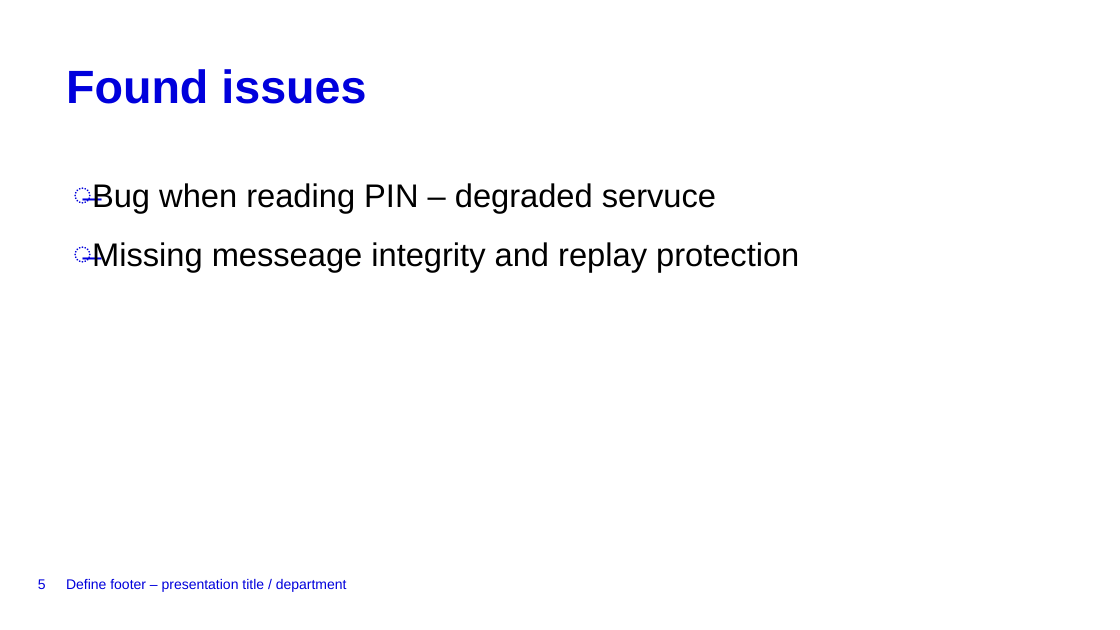
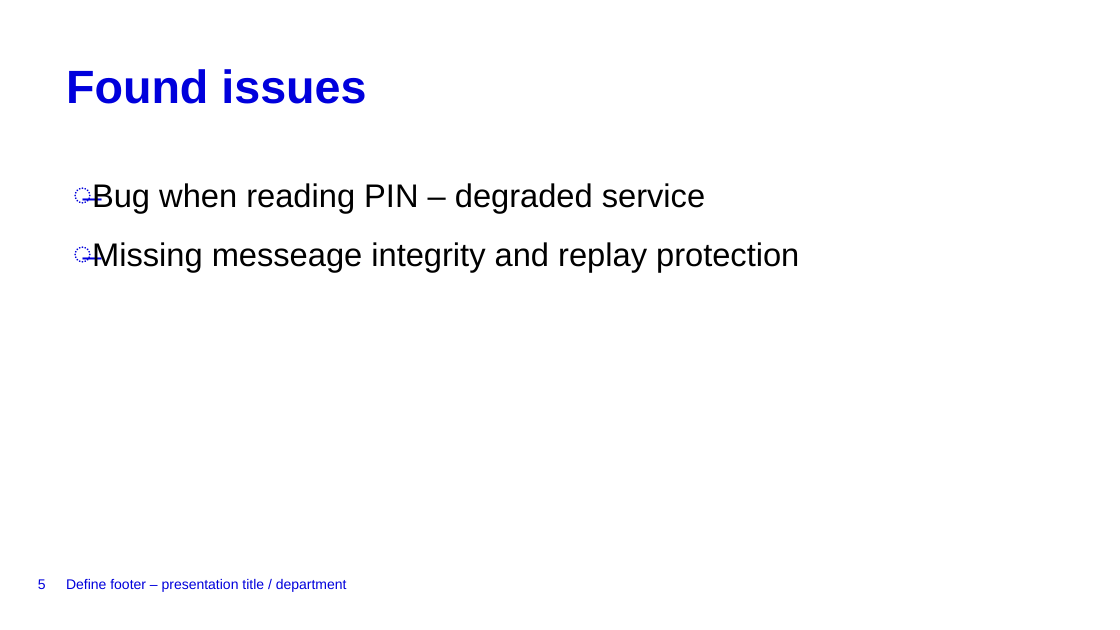
Before and after one commit to amalchukkinin/PV204, a slide deck: slide 5 of phase3.pptx. Drawn at 1120x630 pixels with LibreOffice and Linux fonts; fonts in the diff are those of the drawing; background and template pictures are left out. Boxes give left, top, right and bottom in pixels: in the first picture for what was removed or moved away, otherwise in the second. Text is boxed around its words. In the diff, an @@ line names an element or a change of style, - is before the commit and + after.

Commit message:
corrected typo

```diff
--- a/phase3.pptx
+++ b/phase3.pptx
@@ text at box(73, 183, 705, 213): text changed @@
-̶ Bug when reading PIN – degraded servuce
+̶ Bug when reading PIN – degraded service
```
